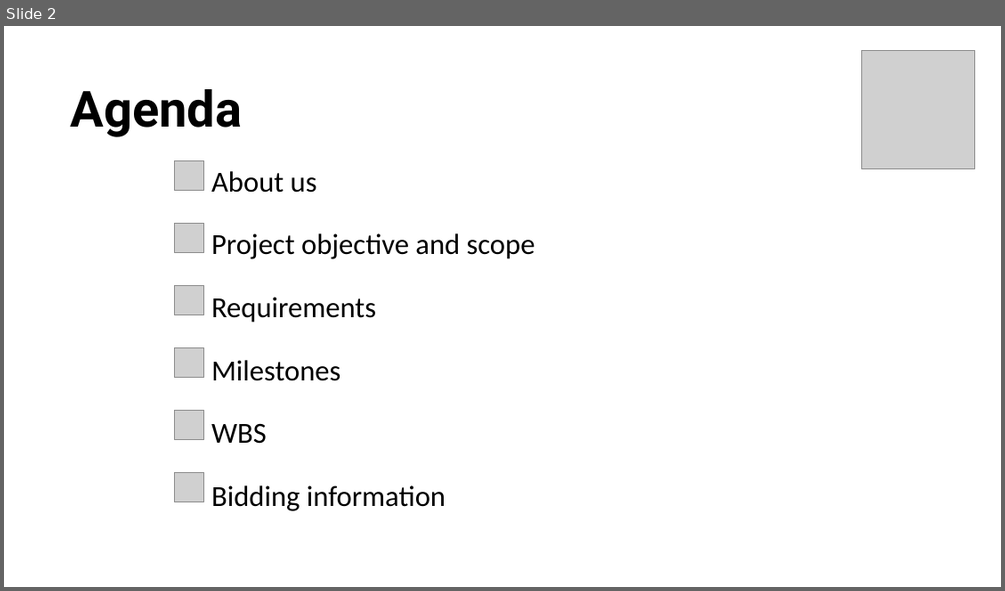
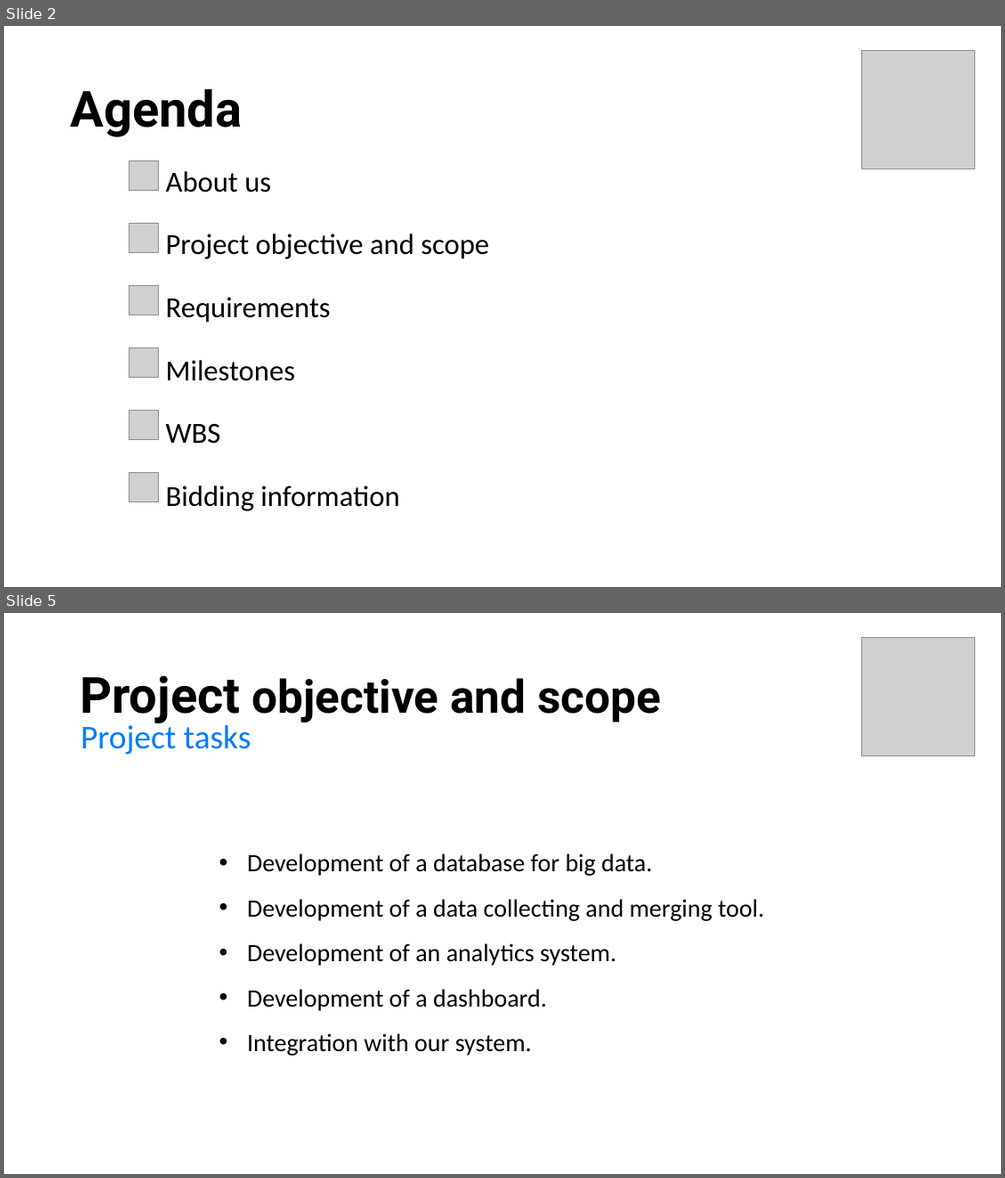
Before and after one commit to seraogianluca/IR2, a slide deck: PM/RFP Presentation.pptx. Shown one above the other, each under a label of ours: slide 2 before the commit, slides 2 and 5 after it; the slides between them are not shown. The pictures are 1005x591 and 1005x1178 pixels, drawn with LibreOffice and Linux fonts; fonts in the diff are those of the drawing; grey boxes stand for pictures. Boxes give left, top, right and bottom in pixels: in the first picture for what was removed or moved away, otherwise in the second. Text is boxed around its words. In the diff, an @@ line names an element or a change of style, - is before the commit and + after.

```diff
--- a/PM/RFP Presentation.pptx
+++ b/PM/RFP Presentation.pptx
@@ slide 5 added at (4,613,1001,1174), background #FFFFFF @@
@@ picture added at (862,637,975,755) @@
@@ title added at (80,675,661,723), 44 pt, text #000000, bold @@
+Project objective and scope
@@ text added at (81,721,251,755), 32 pt, text #007BFF @@
+Project tasks
@@ text added at (247,853,764,1055), 24 pt, text #000000 @@
+• Development of a database for big data.
+• Development of a data collecting and merging tool.
+• Development of an analytics system.
+• Development of a dashboard.
+• Integration with our system.
@@ slide 2 changed as well @@
@@ 6 pictures, 1 subtitle: place and size @@
-6 pictures, 1 subtitle at (175,160,535,511)
+6 pictures, 1 subtitle at (129,160,489,511)
```
Also in this commit, not shown: 2 other slides changed, 14 other slides added, 6 other files.
